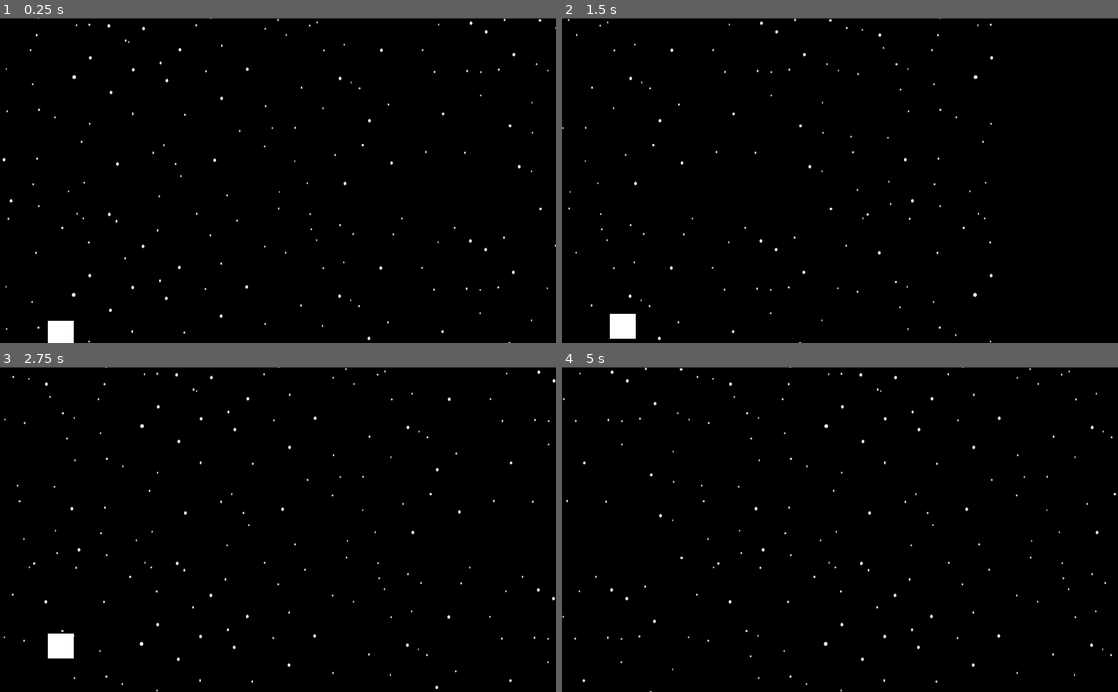
Above: before the commit, frames 1-4 (two rows, left to right).
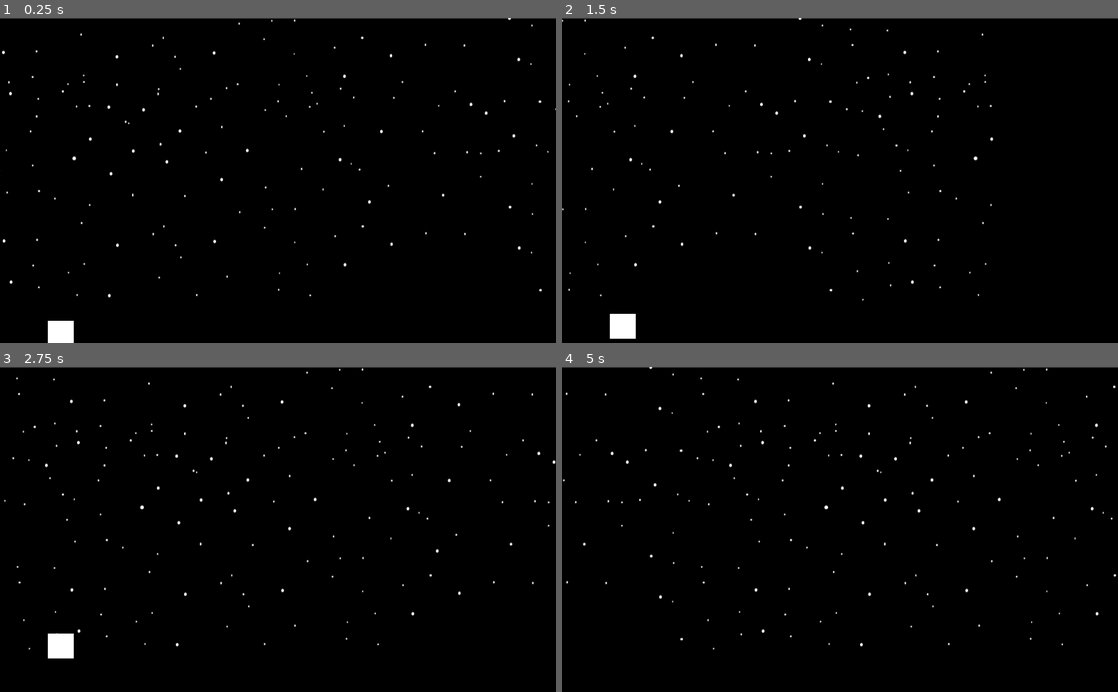
Above: after the commit, the same moments.

Repository: LouAndrew/UnBeatable
Game: Godot game, scene res://Scenes/PlayArea.tscn
Same seed, same stepped clock (60 frames per second), same inputs: the game is played once before the commit and once after it.
Inputs:
- Up to frame 1 (0.25 s): no input
- Up to frame 2 (1.5 s): hold W (ui_up) 0.53-1.28 s
- Up to frame 3 (2.75 s): hold W (ui_up) from 2.03 s (still down)
- Up to frame 4 (5 s): release W (ui_up) at 3.53 s

The runs differ from the first frame. In frame 1, 1.1% of the frame differs, in the area x 0-100%, y 0-100%; in frame 2, 0.9%; in frame 3, 1.1%; in frame 4, 1.2%.

Commit message:
small idea improvements

Diff:
--- a/The Runner/Scenes/BackGroundScene.tscn
+++ b/The Runner/Scenes/BackGroundScene.tscn
@@ -8,7 +8,11 @@
 [node name="ParallaxBackground" type="ParallaxBackground" parent="."]
 
 [node name="ParallaxLayer" type="ParallaxLayer" parent="ParallaxBackground"]
-motion_mirroring = Vector2( 100, 0 )
+position = Vector2( 0, -600 )
+motion_mirroring = Vector2( 100, 100 )
+__meta__ = {
+"_edit_group_": true
+}
 
 [node name="Sprite" type="Sprite" parent="ParallaxBackground/ParallaxLayer"]
 self_modulate = Color( 0, 0, 0, 1 )
@@ -19,6 +23,7 @@
 [node name="ParallaxBackground2" type="ParallaxBackground" parent="."]
 
 [node name="ParallaxLayer" type="ParallaxLayer" parent="ParallaxBackground2"]
+position = Vector2( 0, -600 )
 motion_mirroring = Vector2( 1125, 750 )
 
 [node name="Sprite" type="Sprite" parent="ParallaxBackground2/ParallaxLayer"]
--- a/The Runner/Scripts/PlayerCode.gd
+++ b/The Runner/Scripts/PlayerCode.gd
@@ -24,3 +24,5 @@
 		$Sprite.play("Bouncing")
 		print(velocity.y)
 	velocity.x = speed
+#func characterRotation(delta):
+#	self.rotation += self.rotation_direction * 1 * self.speed * deltas
Not shown, added: UNBEATABLE/AllCollisions.lua
Not shown, changed: UNBEATABLE/Circle.lua
Not shown, added: UNBEATABLE/ScoreSys.lua
Not shown, added: UNBEATABLE/Sprites/tile.png
Not shown, added: UNBEATABLE/blocks.lua
Not shown, removed: UNBEATABLE/bullet.lua
Not shown, changed: UNBEATABLE/main.lua
Not shown, changed: UNBEATABLE/player.lua
Not shown, added: UnOfficial/assets/BlueBullet.png
Not shown, added: UnOfficial/assets/PauseIcon.png
Not shown, added: UnOfficial/assets/RedBullet.png
Not shown, added: UnOfficial/assets/ResumeIcon.png
(and 4 more such lines)
